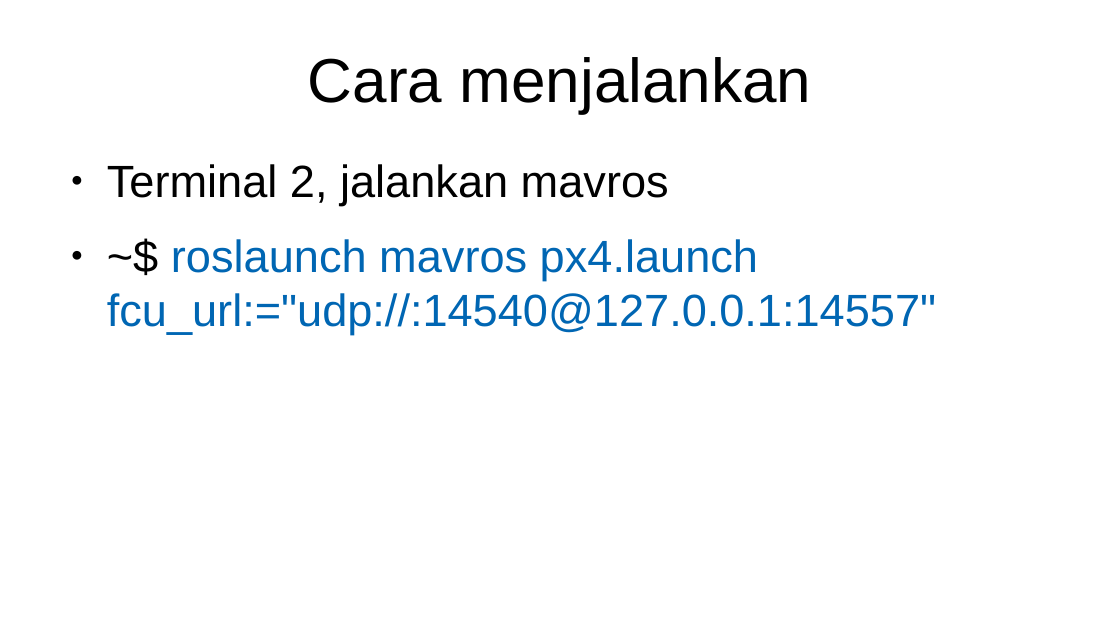
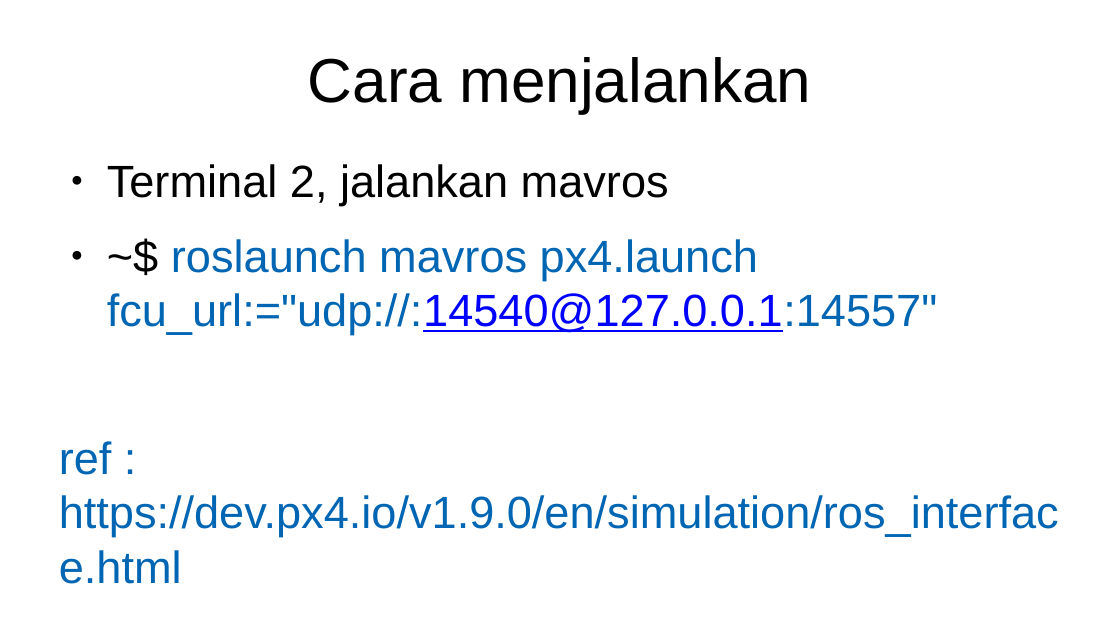
Before and after one commit to lp02781/pelatihan_ros, a slide deck: slide 6 of pelatihan_gazebo.pptx. Drawn at 1120x630 pixels with LibreOffice and Linux fonts; fonts in the diff are those of the drawing. Boxes give left, top, right and bottom in pixels: in the first picture for what was removed or moved away, otherwise in the second. Text is boxed around its words. In the diff, an @@ line names an element or a change of style, - is before the commit and + after.

```diff
--- a/pelatihan_gazebo.pptx
+++ b/pelatihan_gazebo.pptx
@@ text at [107,239,938,334]: text colour #0066B3 to #0000FF, underline on in "fcu_url:="udp://:14540@127.0.0.1:14557"" @@
@@ text at [59,441,1059,537]: paragraph added @@
+ref : https://dev.px4.io/v1.9.0/en/simulation/ros_interface.html
```
Also in this commit, not shown: 1 other slide changed, 1 slide added, 1 other file.
